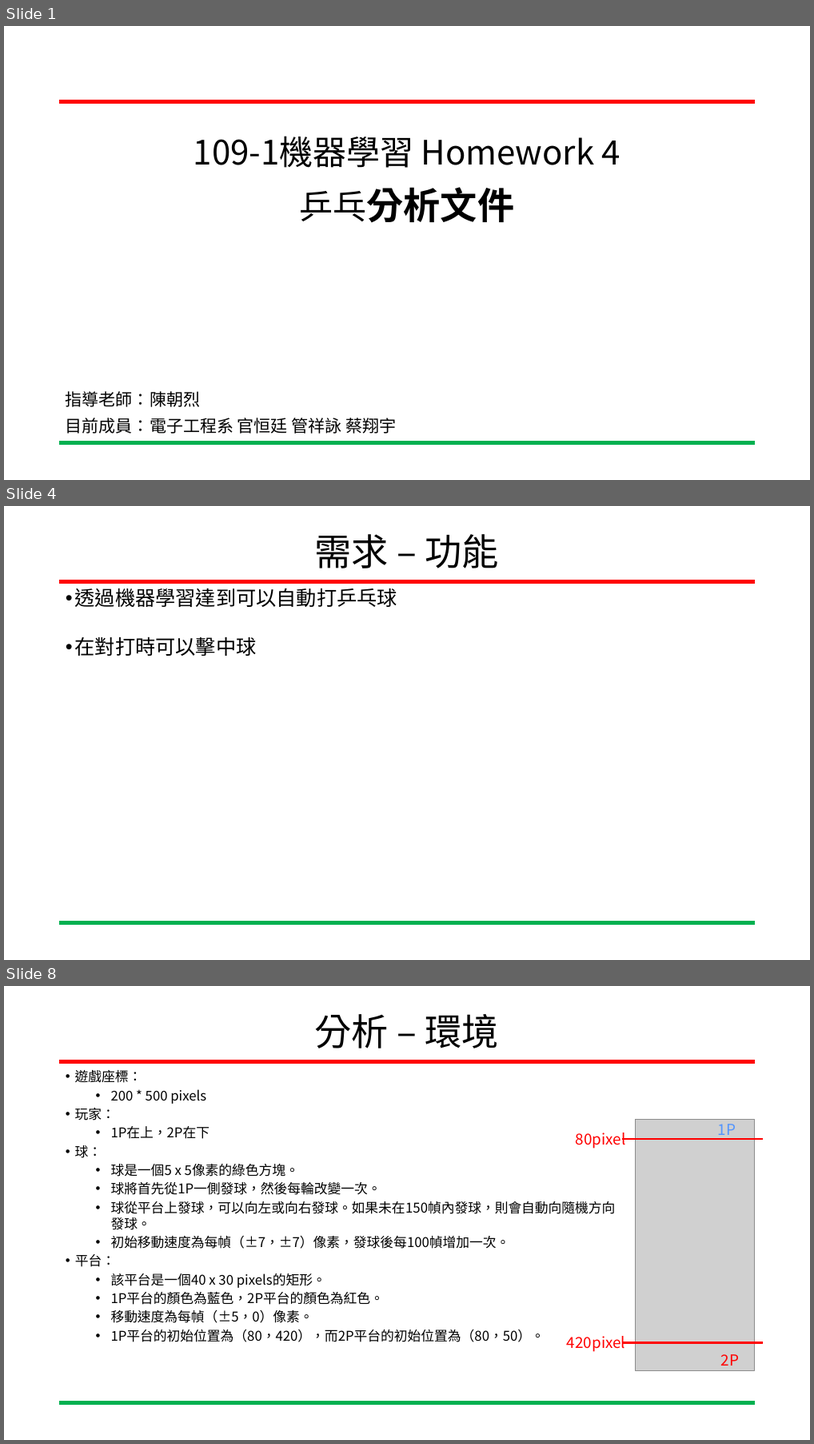
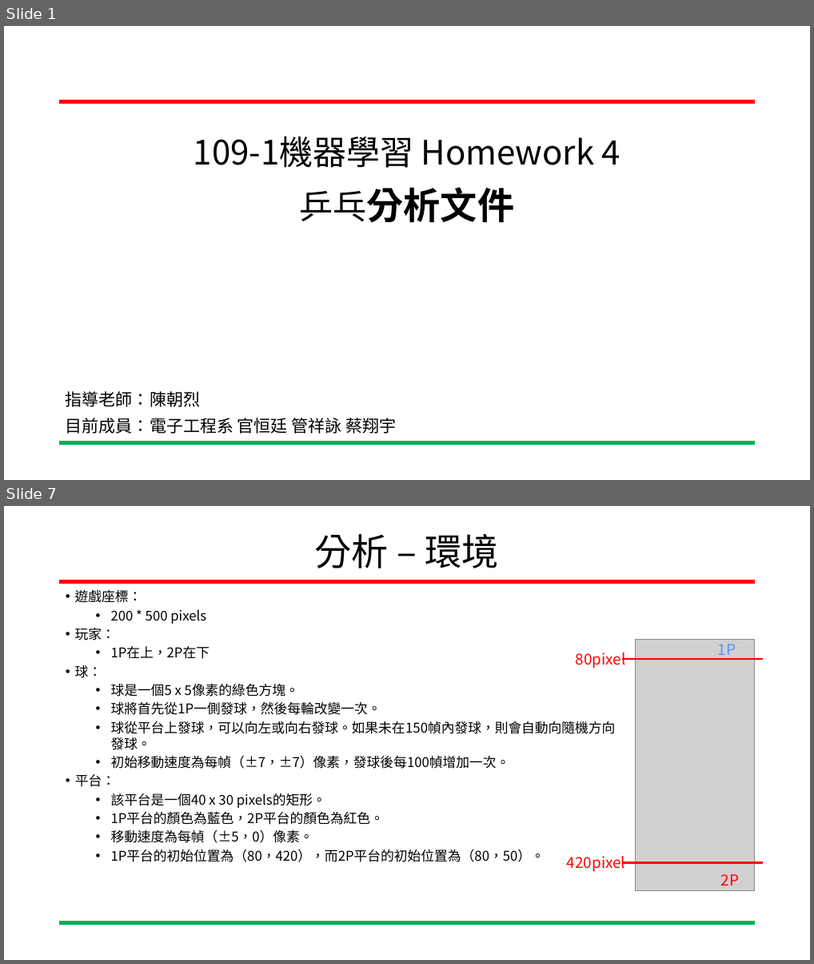
Before and after one commit to kuan1999/MLGame, a slide deck: 機器學習HW4官20201117.pptx. Shown one above the other, each under a label of ours: slides 1, 4 and 8 before the commit, slides 1 and 7 after it; the slides between them are not shown. The pictures are 814x1444 and 814x964 pixels, drawn with LibreOffice and Linux fonts; fonts in the diff are those of the drawing; grey boxes stand for pictures; background and template pictures are left out. Boxes give left, top, right and bottom in pixels: in the first picture for what was removed or moved away, otherwise in the second. Text is boxed around its words. In the diff, an @@ line names an element or a change of style, - is before the commit and + after.

```diff
--- a/機器學習HW4官20201117.pptx
+++ b/機器學習HW4官20201117.pptx
@@ slide 4 removed at (4, 506, 810, 960), background #FFFFFF; not listed: 2 template elements that a slide beside it also shows @@
@@ title removed at (315, 534, 499, 568) @@
-需求 – 功能
@@ text removed at (75, 588, 398, 656) @@
-• 透過機器學習達到可以自動打乒乓球
-• 在對打時可以擊中球
@@ what was slide 8 is now slide 7 @@
```
Also in this commit, not shown: 5 slides changed.
